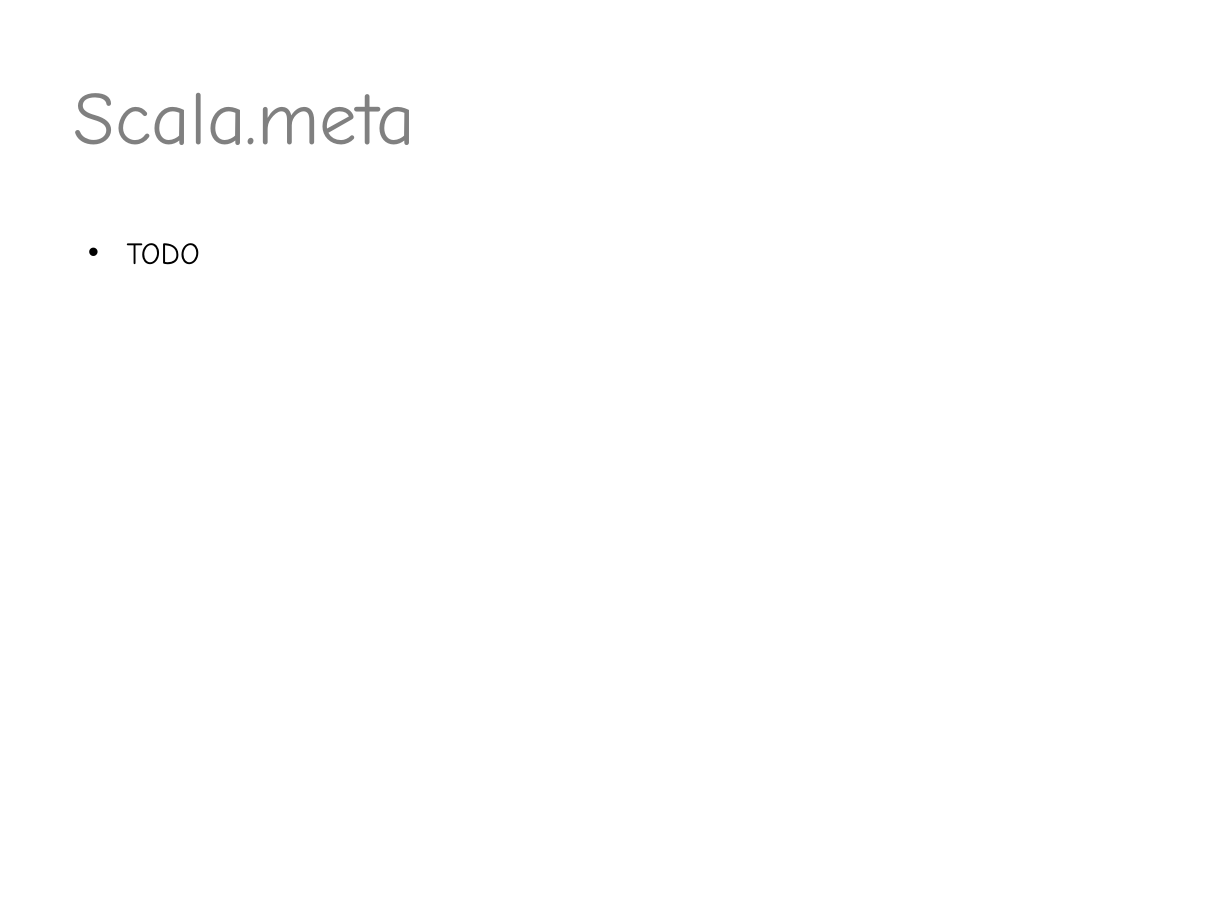
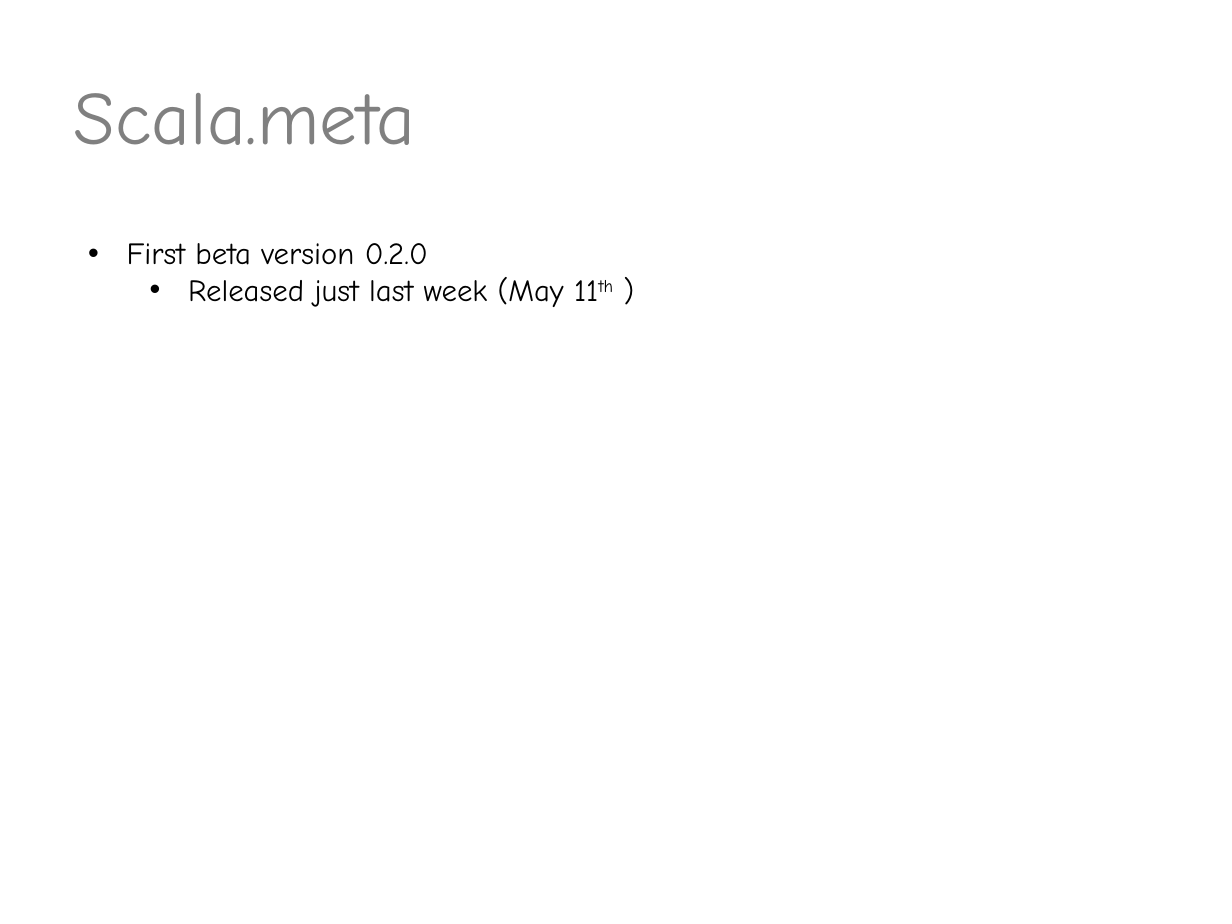
Before and after one commit to valdisxp1/scala-metaprograming-fun, a slide deck: slide 14 of Scala_metaprogramming.pptx. Drawn at 1232x924 pixels with LibreOffice and Linux fonts; fonts in the diff are those of the drawing. Boxes give left, top, right and bottom in pixels: in the first picture for what was removed or moved away, otherwise in the second. Text is boxed around its words. In the diff, an @@ line names an element or a change of style, - is before the commit and + after.

```diff
--- a/Scala_metaprogramming.pptx
+++ b/Scala_metaprogramming.pptx
@@ text at [127, 243, 564, 307]: text changed @@
-• TODO
+• First beta version 0.2.0
+  • Released just last week (May 11th )
```
Also in this commit, not shown: 1 slide added.
